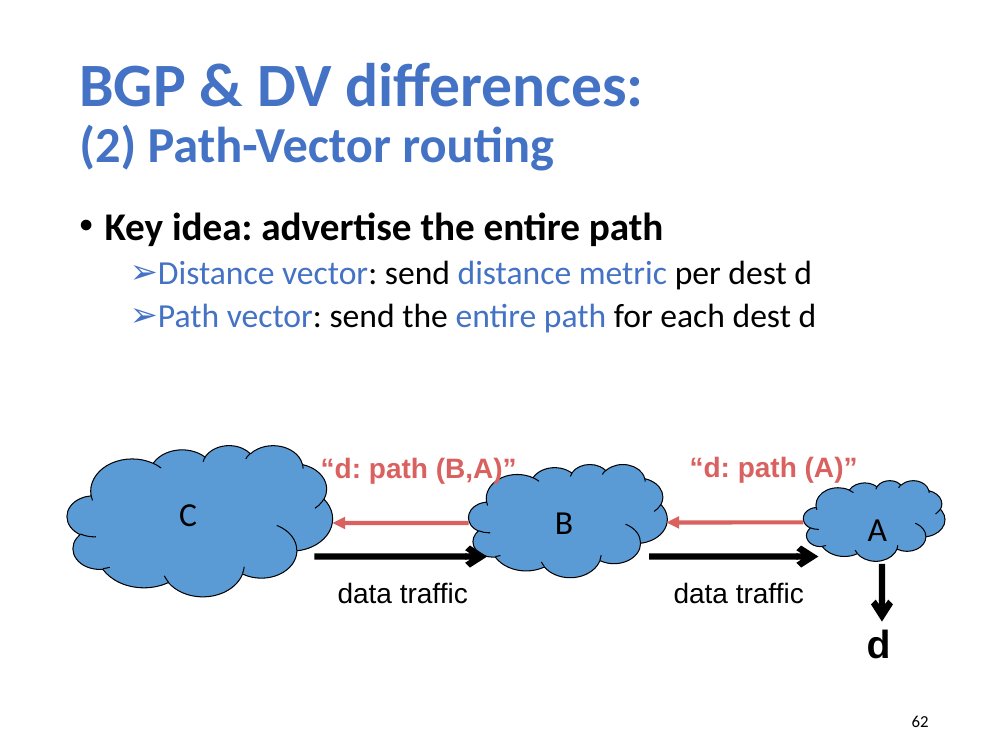
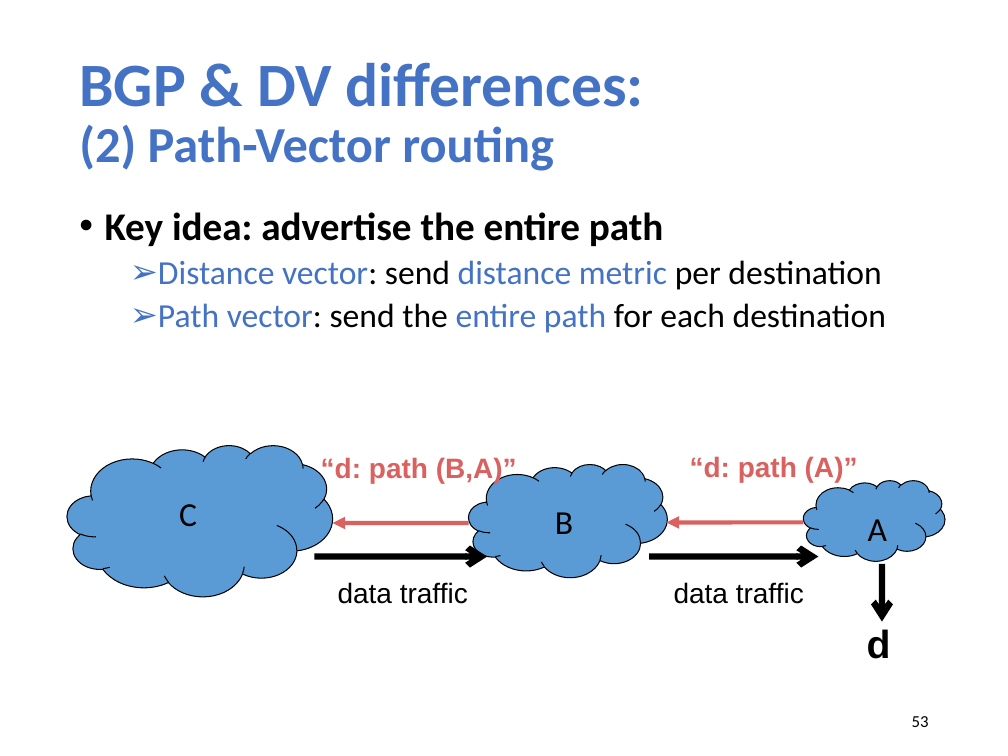
Before and after one commit to xinjin/course-net, a slide deck: slide 53 of slides/lec14_interdomain.pptx (slide 62 before the commit). Drawn at 1008x756 pixels with LibreOffice and Linux fonts; fonts in the diff are those of the drawing. Boxes give left, top, right and bottom in pixels: in the first picture for what was removed or moved away, otherwise in the second. Text is boxed around its words. In the diff, an @@ line names an element or a change of style, - is before the commit and + after.

```diff
--- a/slides/lec14_interdomain.pptx
+++ b/slides/lec14_interdomain.pptx
@@ text at (158,260,886,333): text changed @@
-  ➢ Distance vector: send distance metric per dest d
-  ➢ Path vector: send the entire path for each dest d
+  ➢ Distance vector: send distance metric per destination
+  ➢ Path vector: send the entire path for each destination
@@ page number at (912,716,929,727): text changed @@
-62
+53
```
Also in this commit, not shown: 6 other slides changed, 1 slide added, 9 slides removed, 1 other file.
